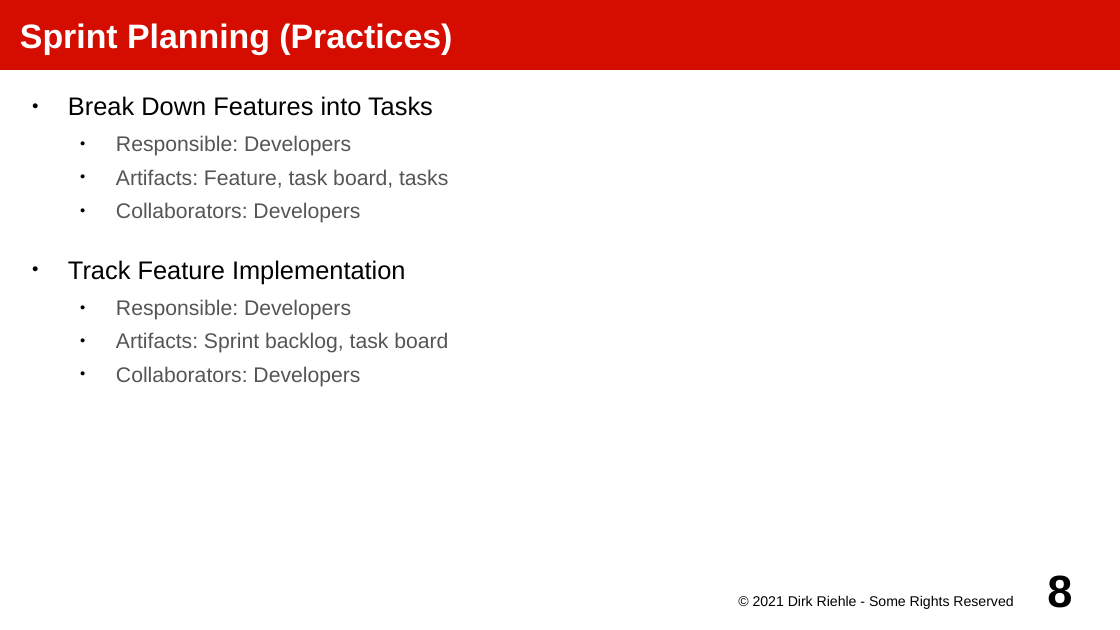
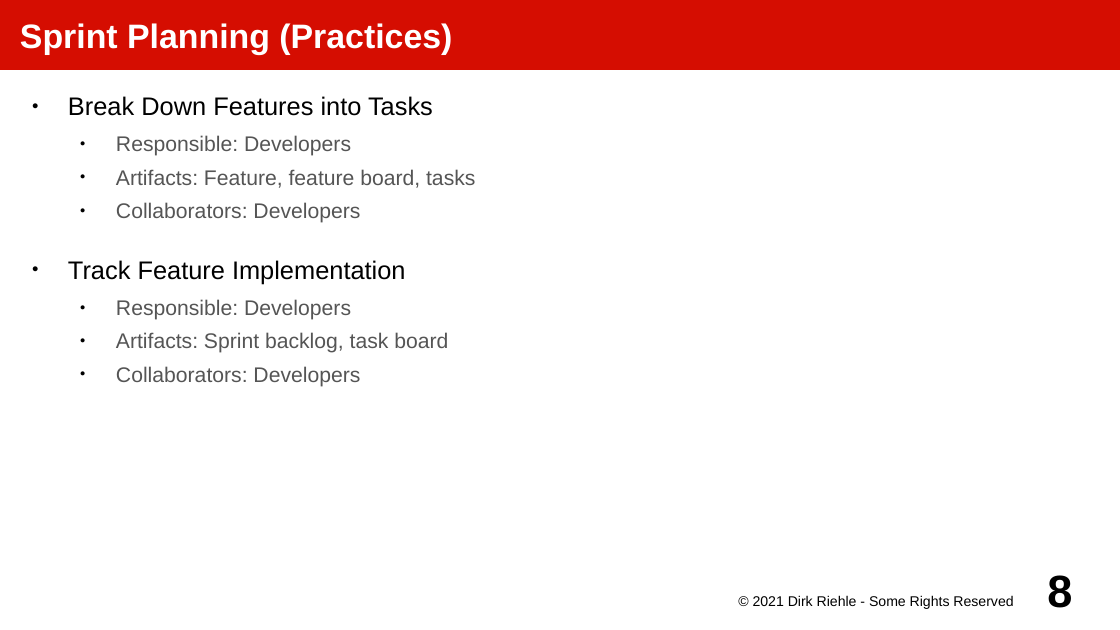
Before and after one commit to dirkriehle/amos-course, a slide deck: slide 8 of Lecture slides/AMOS E01 - Software Development.odp. Drawn at 1120x630 pixels with LibreOffice and Linux fonts; fonts in the diff are those of the drawing. Boxes give left, top, right and bottom in pixels: in the first picture for what was removed or moved away, otherwise in the second. Text is boxed around its words. In the diff, an @@ line names an element or a change of style, - is before the commit and + after.

Commit message:
Changed kanban to project board where applicable

```diff
--- a/Lecture slides/AMOS E01 - Software Development.odp
+++ b/Lecture slides/AMOS E01 - Software Development.odp
@@ text at (116, 169, 475, 188): text changed @@
-  ● Artifacts: Feature, task board, tasks
+  ● Artifacts: Feature, feature board, tasks
```
Also in this commit, not shown: 1 other slide changed, 5 other files.
